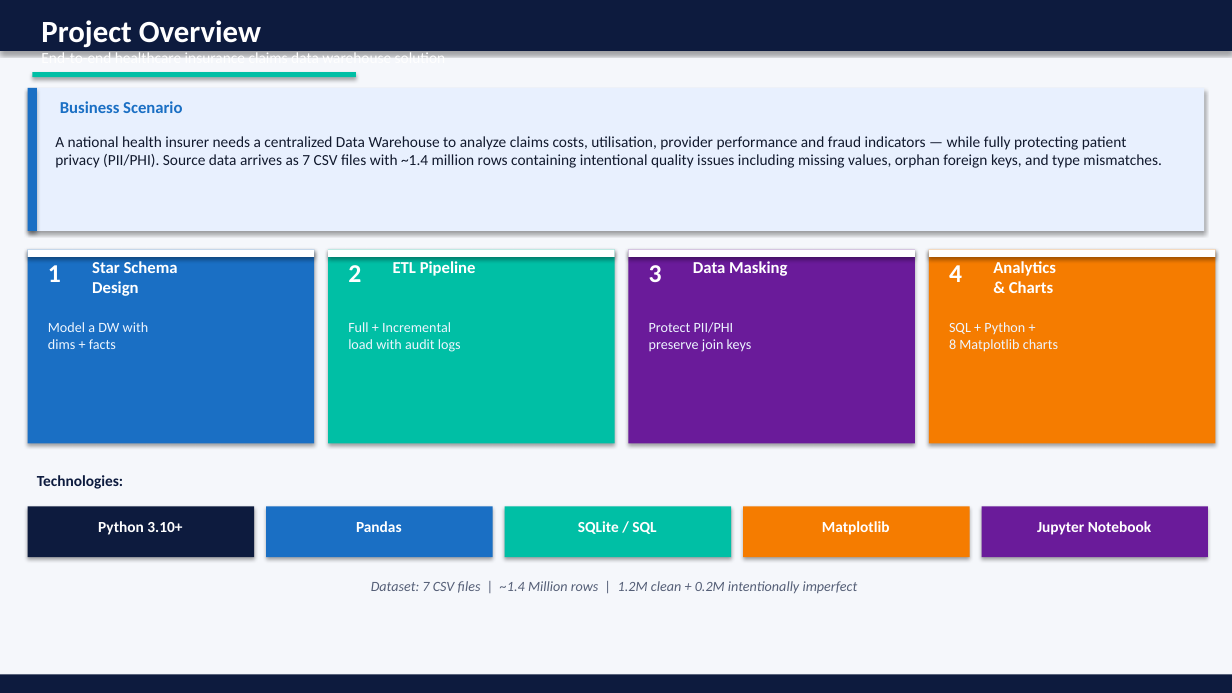
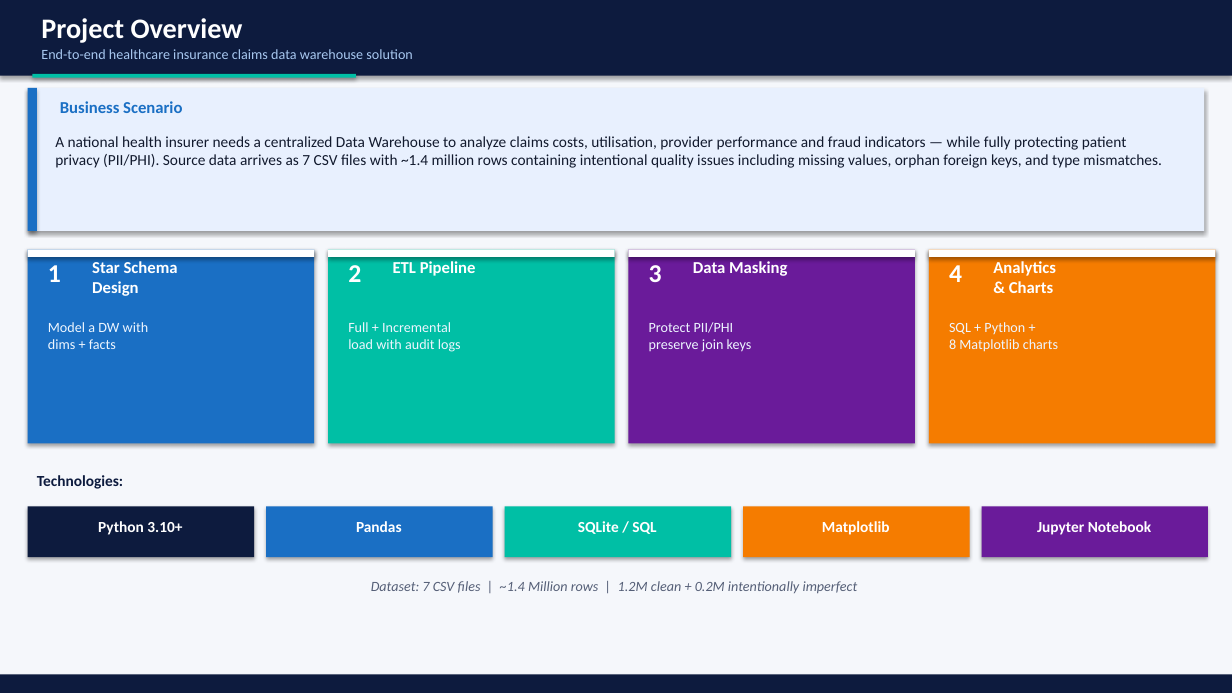
Before and after one commit to mhgowda/healthcare-insurance-dw-capstone, a slide deck: slide 2 of Healthcare_Insurance_DW_Capstone.pptx. Drawn at 1232x693 pixels with LibreOffice and Linux fonts; fonts in the diff are those of the drawing. Boxes give left, top, right and bottom in pixels: in the first picture for what was removed or moved away, otherwise in the second. Text is boxed around its words. In the diff, an @@ line names an element or a change of style, - is before the commit and + after.

```diff
--- a/Healthcare_Insurance_DW_Capstone.pptx
+++ b/Healthcare_Insurance_DW_Capstone.pptx
@@ rectangle: place and size @@
-rectangle at bbox=[0, 0, 1232, 51]
+rectangle at bbox=[0, 0, 1232, 76]
@@ text "Project Overview" at bbox=[41, 18, 243, 43]: size 24 to 22 pt @@
@@ text "End-to-end healthcare insurance claims data ..." at bbox=[41, 49, 412, 59]: size 12 to 11 pt, text colour #FFFFFF to #A8C8F0 @@
```
Also in this commit, not shown: 13 other slides changed, 1 other file.
